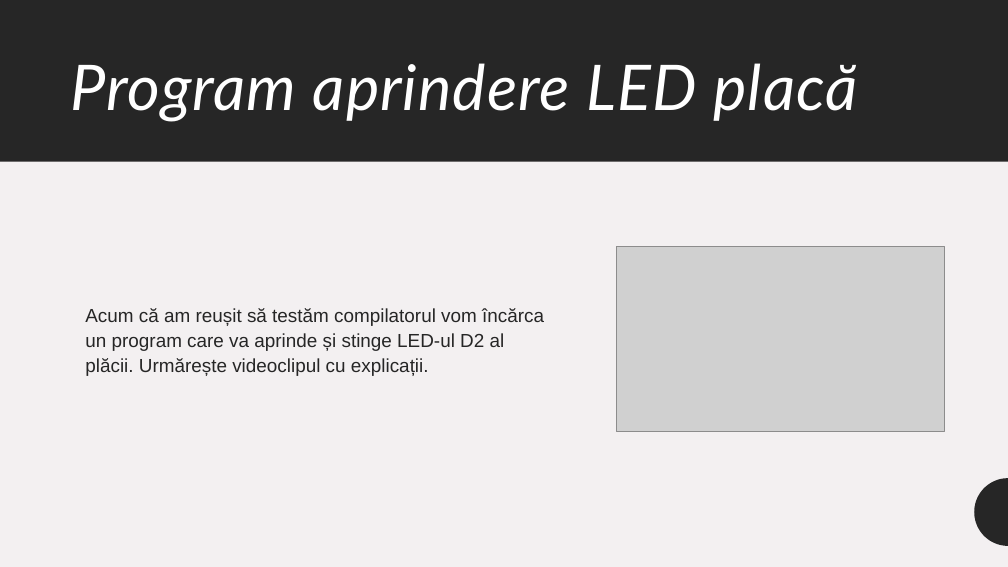
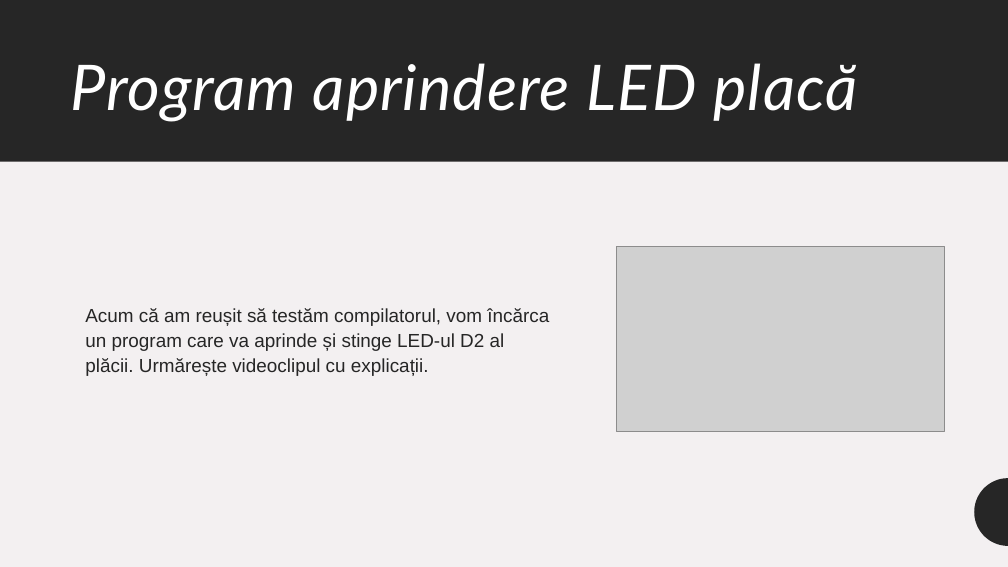
Before and after one commit to mihai-dulgheru/BazelePlaciiProgramabile, a slide deck: slide 12 of Bazele plăcii programabile.pptx. Drawn at 1008x567 pixels with LibreOffice and Linux fonts; fonts in the diff are those of the drawing; grey boxes stand for pictures. Boxes give left, top, right and bottom in pixels: in the first picture for what was removed or moved away, otherwise in the second. Text is boxed around its words. In the diff, an @@ line names an element or a change of style, - is before the commit and + after.

Commit message:
Prezentare: scheme de montaj, fără videoclip, conținut corectat
- Patru slide-uri noi după „Aplicații”, cu schemele de montaj noi
  (pasul 1, pasul 2, pașii 3-4, pasul 5), cu text alternativ.
- Slide-ul cu videoclipul demo e șters, ca și videoclipul din repo
  (prezentarea scade de la 8,7 MB la 1,5 MB).
- Corecturi de conținut: butonul reset repornește programul, pinii
  digitali și citesc, MiniCore e pachet de plăci (nu bibliotecă),
  regula de conectare a breadboard-ului, materialul rezistorului,
  anod/catod și rezistorul în serie la LED, setările din Tools.
- „Aplicații” listează pașii 1-5 ca în README, cu un singur font.
- Logo-ul Arduino are din nou imagine PNG de rezervă pentru
  aplicațiile care nu afișează SVG.
- PDF-ul e exportat din nou (25 de pagini).

```diff
--- a/Bazele plăcii programabile.pptx
+++ b/Bazele plăcii programabile.pptx
@@ text at (x1=85, y1=308, x2=549, y2=376): text changed @@
-Acum că am reușit să testăm compilatorul vom încărca un program care va aprinde și stinge LED-ul D2 al plăcii. Urmărește videoclipul cu explicații.
+Acum că am reușit să testăm compilatorul, vom încărca un program care va aprinde și stinge LED-ul D2 al plăcii. Urmărește videoclipul cu explicații.
```
Also in this commit, not shown: 14 other slides changed, 4 slides added, 1 slide removed, 1 other file.
